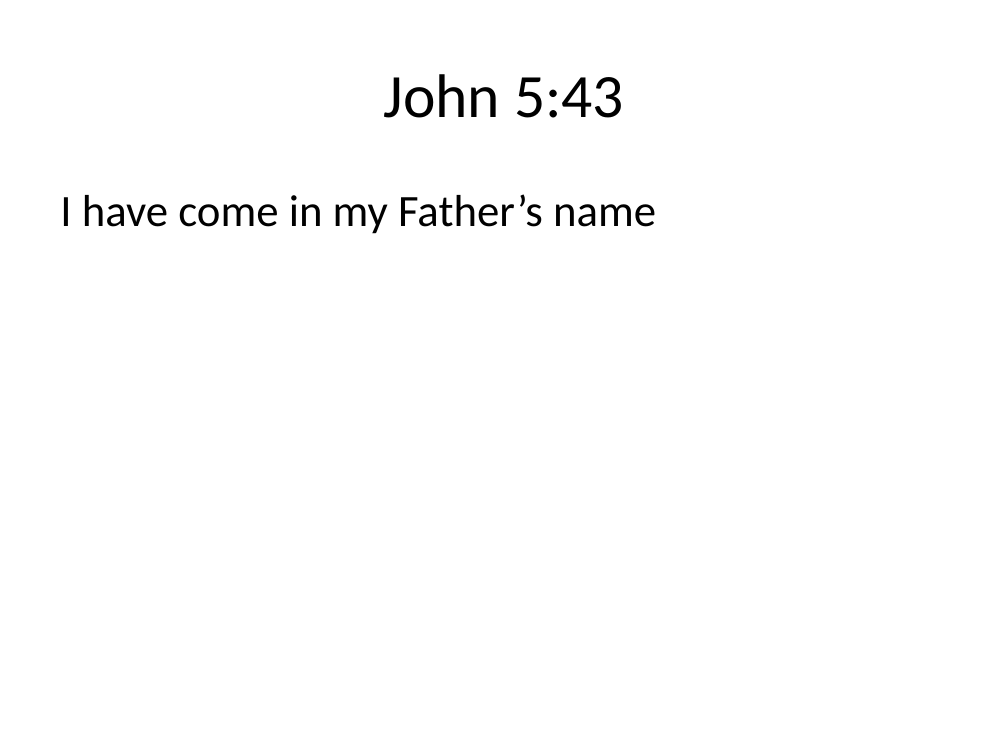
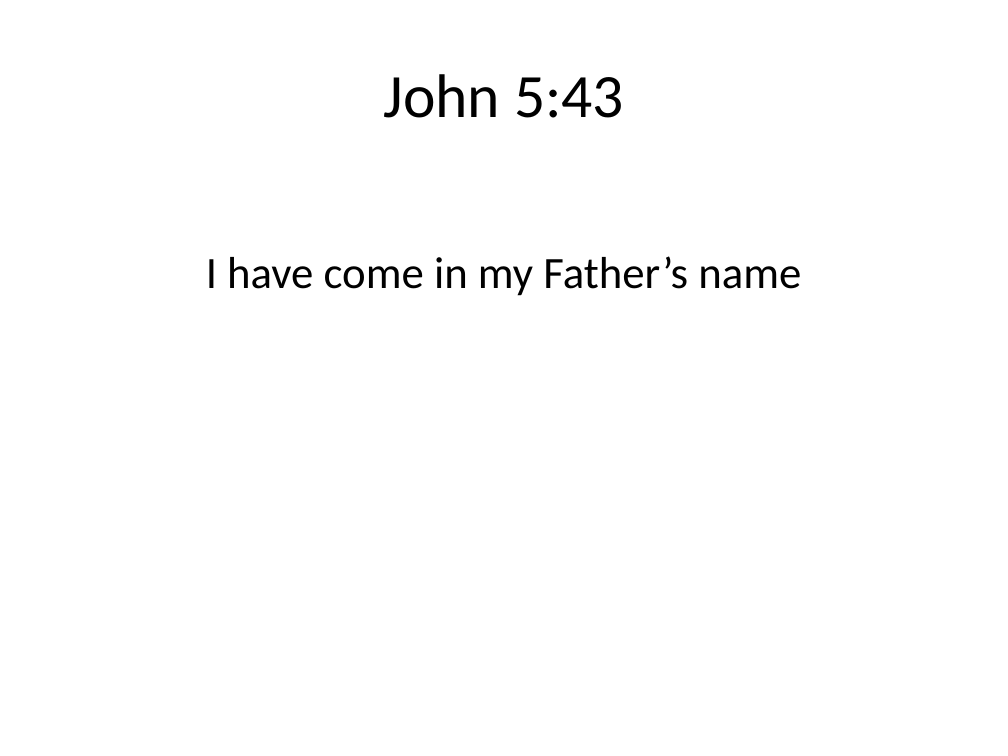
Before and after one commit to sjanhunen/dokimazo, a slide deck: slide 16 of presentations/InHisName.pptx (slide 15 before the commit). Drawn at 1008x756 pixels with LibreOffice and Linux fonts; fonts in the diff are those of the drawing. Boxes give left, top, right and bottom in pixels: in the first picture for what was removed or moved away, otherwise in the second. Text is boxed around its words. In the diff, an @@ line names an element or a change of style, - is before the commit and + after.

```diff
--- a/presentations/InHisName.pptx
+++ b/presentations/InHisName.pptx
@@ text "I have come in my ..." at <box>206,256,801,296</box>: alignment left to centre @@
```
Also in this commit, not shown: 10 other slides changed, 7 slides added, 5 slides removed, 1 other file.
